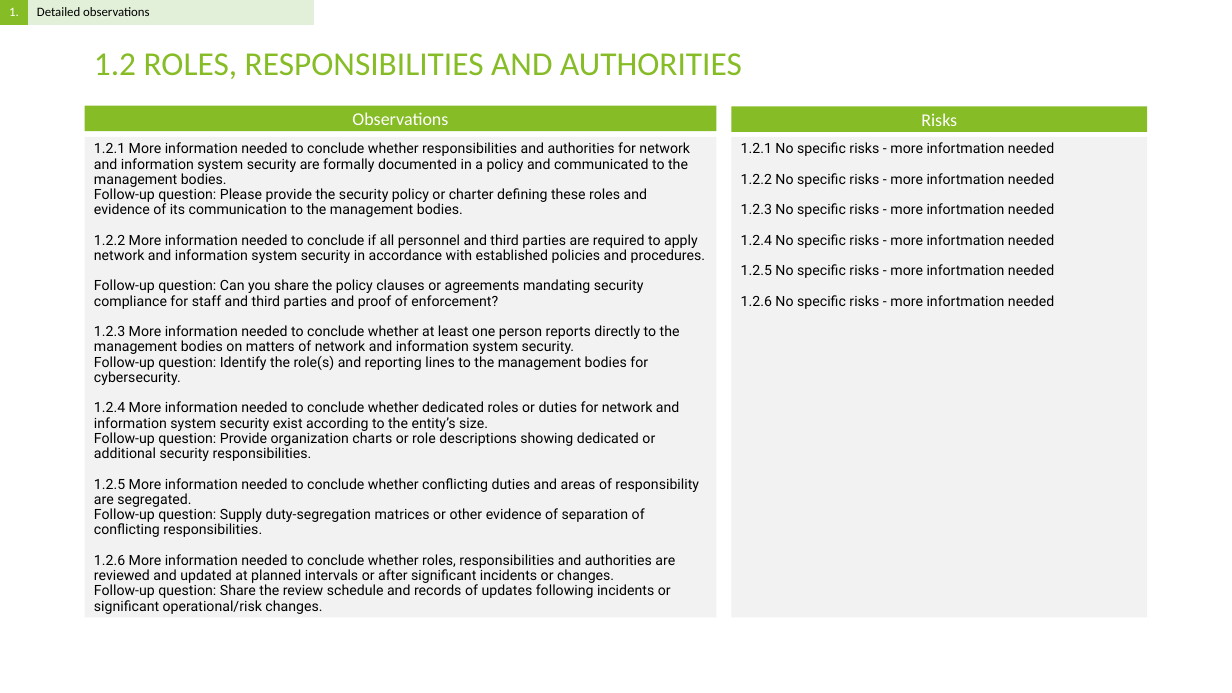
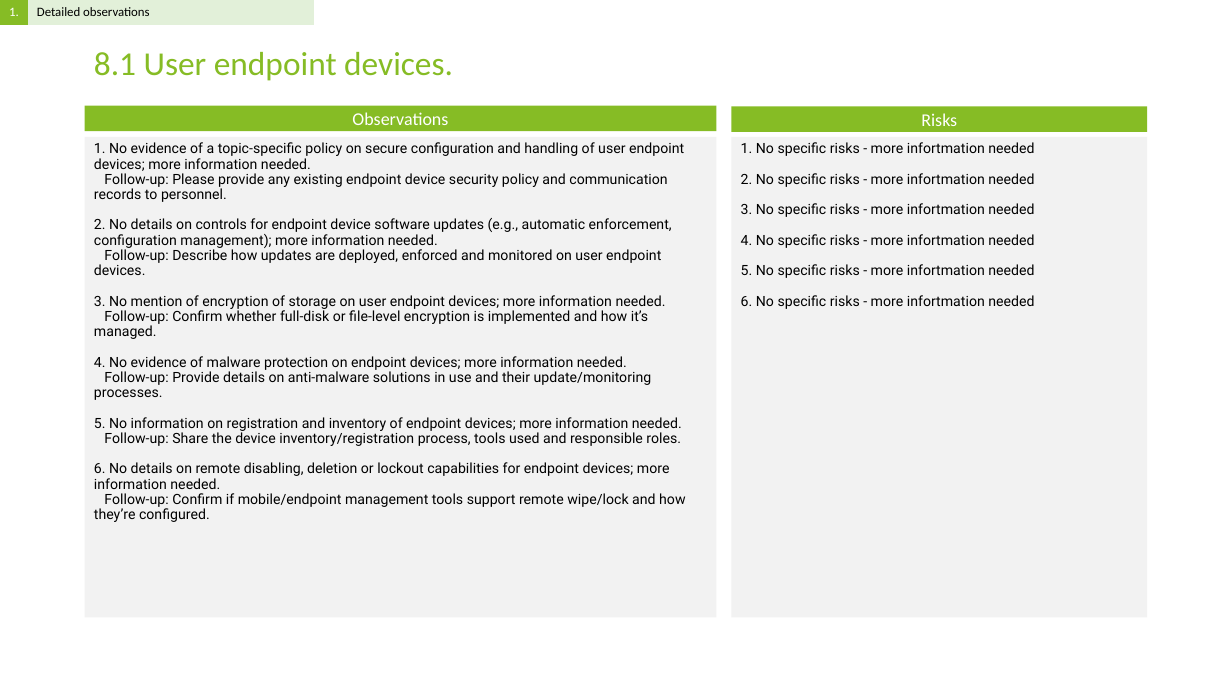
Before and after one commit to Rokas01/tprm, a slide deck: slide 11 of filename.pptx (slide 5 before the commit). Drawn at 1232x693 pixels with LibreOffice and Linux fonts; fonts in the diff are those of the drawing. Boxes give left, top, right and bottom in pixels: in the first picture for what was removed or moved away, otherwise in the second. Text is boxed around its words. In the diff, an @@ line names an element or a change of style, - is before the commit and + after.

```diff
--- a/filename.pptx
+++ b/filename.pptx
@@ title at (94, 52, 453, 81): text changed @@
-1.2 ROLES, RESPONSIBILITIES AND AUTHORITIES
+8.1 User endpoint devices.
@@ text at (94, 142, 685, 522): text changed @@
-1.2.1 More information needed to conclude whether responsibilities and authorities for network and information system security are formally documented in a policy and communicated to the management bodies.
-Follow-up question: Please provide the security policy or charter defining these roles and evidence of its communication to the management bodies.
-1.2.2 More information needed to conclude if all personnel and third parties are required to apply network and information system security in accordance with established policies and procedures.
-Follow-up question: Can you share the policy clauses or agreements mandating security compliance for staff and third parties and proof of enforcement?
-1.2.3 More information needed to conclude whether at least one person reports directly to the management bodies on matters of network and information system security.
-Follow-up question: Identify the role(s) and reporting lines to the management bodies for cybersecurity.
-1.2.4 More information needed to conclude whether dedicated roles or duties for network and information system security exist according to the entity’s size.
-Follow-up question: Provide organization charts or role descriptions showing dedicated or additional security responsibilities.
-1.2.5 More information needed to conclude whether conflicting duties and areas of responsibility are segregated.
-Follow-up question: Supply duty-segregation matrices or other evidence of separation of conflicting responsibilities.
-1.2.6 More information needed to conclude whether roles, responsibilities and authorities are reviewed and updated at planned intervals or after significant incidents or changes.
-Follow-up question: Share the review schedule and records of updates following incidents or significant operational/risk changes.
+1. No evidence of a topic-specific policy on secure configuration and handling of user endpoint devices; more information needed.
+Follow-up: Please provide any existing endpoint device security policy and communication records to personnel.
+2. No details on controls for endpoint device software updates (e.g., automatic enforcement, configuration management); more information needed.
+Follow-up: Describe how updates are deployed, enforced and monitored on user endpoint devices.
+3. No mention of encryption of storage on user endpoint devices; more information needed.
+Follow-up: Confirm whether full-disk or file-level encryption is implemented and how it’s managed.
+4. No evidence of malware protection on endpoint devices; more information needed.
+Follow-up: Provide details on anti-malware solutions in use and their update/monitoring processes.
+5. No information on registration and inventory of endpoint devices; more information needed.
+Follow-up: Share the device inventory/registration process, tools used and responsible roles.
+6. No details on remote disabling, deletion or lockout capabilities for endpoint devices; more information needed.
+Follow-up: Confirm if mobile/endpoint management tools support remote wipe/lock and how they’re configured.
@@ text at (741, 142, 1034, 309): text changed @@
-1.2.1 No specific risks - more infortmation needed
-1.2.2 No specific risks - more infortmation needed
-1.2.3 No specific risks - more infortmation needed
-1.2.4 No specific risks - more infortmation needed
-1.2.5 No specific risks - more infortmation needed
-1.2.6 No specific risks - more infortmation needed
+1. No specific risks - more infortmation needed
+2. No specific risks - more infortmation needed
+3. No specific risks - more infortmation needed
+4. No specific risks - more infortmation needed
+5. No specific risks - more infortmation needed
+6. No specific risks - more infortmation needed
```
Also in this commit, not shown: 4 other slides changed, 14 slides added, 1 other file.
